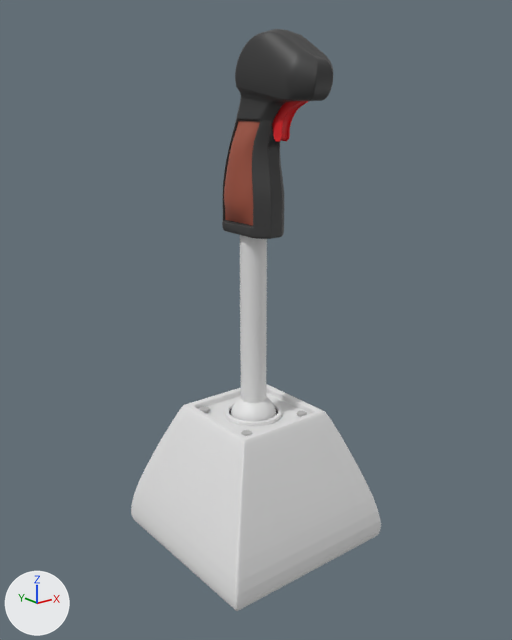
The Blender file Assets/Models/Cockpit Parts/joystick2.blend as it was, and as the next commit left it.
Both versions are drawn from a 50 mm camera at (-0.0334, -0.042, 0.0357) aimed at (0.0, -0.0004, 0.019). Arrows for +X, +Y and +Z are at lower left; the lights stay in place. The first picture is the older version.

In view in the first picture: 'Base', 'Cube.001', 'Stick'.
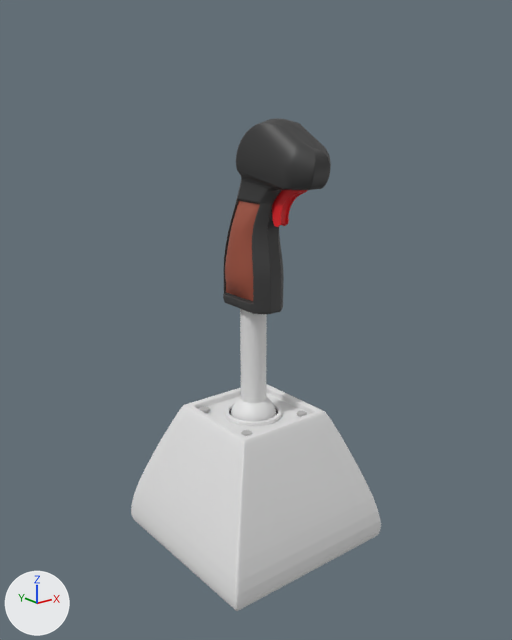
Scene script edits in JSON lines:
```json
{"block": "me_cube", "where": "# used by ob_stick; parent = ob_base; location = (0.0, 0.0, 0.0106); rotation_euler = (0.0, 0.0, -3.142), in degrees (0, 0, -180)"}
{"op": "remove", "block": "me_cube", "code": "me_cube.from_pydata(...)  # 1572 vertices, 1570 faces; spans x -0.002..0.0021, y -0.0027..0.0075, z -0.002..0.0296"}
{"op": "add", "block": "me_cube", "code": "me_cube.from_pydata(...)  # 1572 vertices, 1570 faces; spans x -0.0021..0.002, y -0.0075..0.0027, z -0.002..0.0238"}
{"block": "me_cube", "change": "me_cube part 1: the loose piece of 962 vertices spanning x -0.002..0.0021, y -0.0027..0.0075, z 0.0152..0.0296 is turned -180 degrees about the z axis through its middle, then moved by (-0.0001, -0.0048, -0.0057)"}
{"block": "me_cube", "change": "me_cube part 2: 128 of 1572 vertices moved; they spanned x -0.0011..0.0011, y -0.0011..0.0011, z 0.0011..0.016 and now span x -0.0011..0.0011, y -0.0011..0.0011, z 0.0011..0.0102; mean shift (0.0, 0.0, -0.0029); largest move (0.0, -0.0011, 0.016) -> (0.0, 0.0011, 0.0102)"}
{"block": "me_cube", "change": "other edits to the shape of me_cube do not show in these pictures"}
{"op": "set", "path": "ob_stick.rotation_euler", "old": "(0.0, 0.0, -3.142)", "new": "(0.0, 0.0, 0.0)", "note": "degrees (0, 0, -180) -> degrees (0, 0, 0)"}
{"op": "set", "path": "ob_cube_001.matrix_parent_inverse", "old": "Matrix(((-1.0, 0.0, 0.0, 0.0), (0.0, -1.0, 0.0, 0.0), (0.0, 0.0, 1.0, -0.0106), (0.0, 0.0, 0.0, 1.0)))", "new": "Matrix(((1.0, 0.0, 0.0, 0.0), (0.0, 1.0, 0.0, 0.0), (0.0, 0.0, 1.0, -0.0106), (0.0, 0.0, 0.0, 1.0)))"}
{"op": "set", "path": "ob_cube_001.location", "old": "(-0.000026, -0.0027, 0.0362)", "new": "(-0.000026, -0.0027, 0.0302)"}
```

Pixel boxes (x1, y1, x2, y2) of what changed, in the pictures (512 x 640 px; the box of a moved part takes in the faces that stretch with it):
```json
{"object": "Stick", "change": "reshaped, turned", "before": [222, 29, 333, 421], "after": [223, 118, 331, 421]}
{"object": "Cube.001", "change": "turned, moved", "before": [272, 101, 308, 142], "after": [272, 189, 308, 227]}
{"part": 1, "of": "me_cube", "change": "moved or reshaped", "before": [222, 29, 333, 239], "after": [223, 118, 331, 314]}
{"part": 2, "of": "me_cube", "change": "moved or reshaped", "before": [240, 235, 267, 403], "after": [240, 309, 267, 403]}
```
